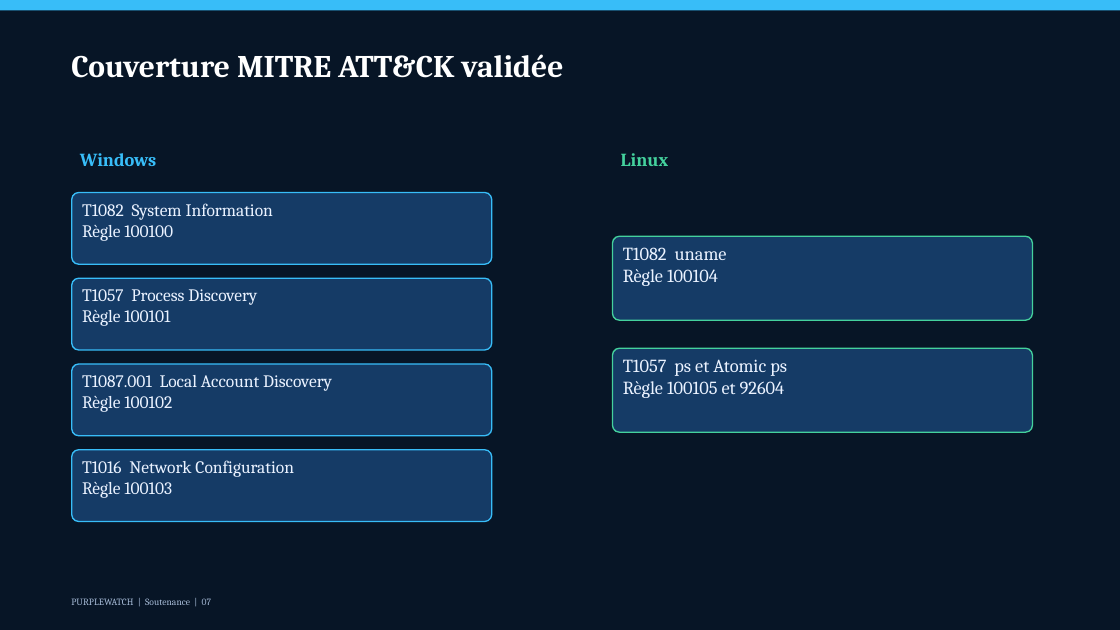
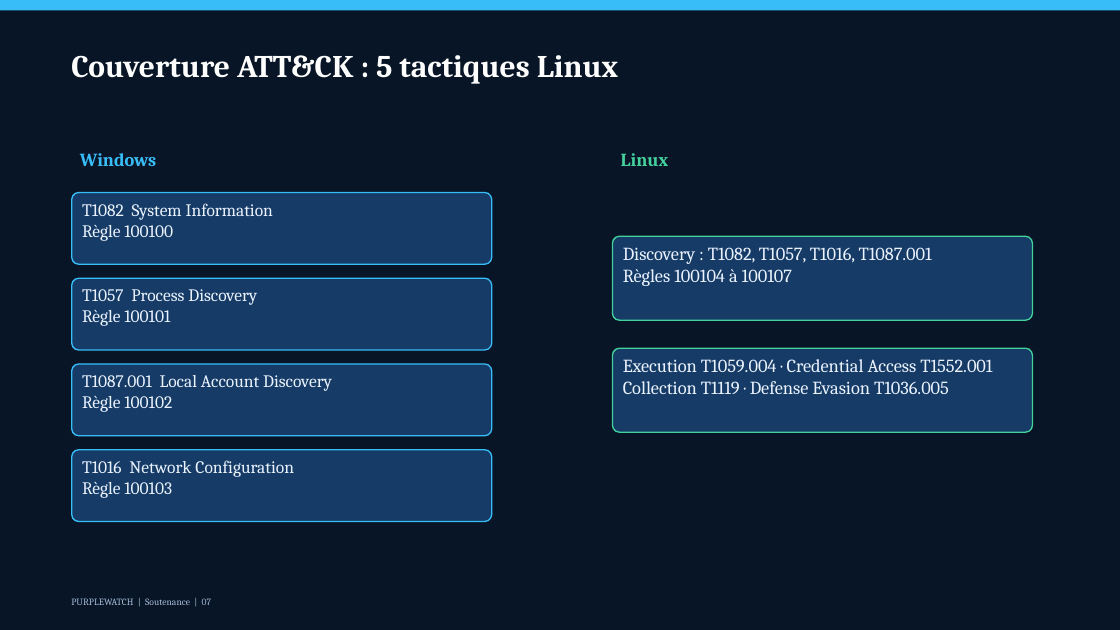
Before and after one commit to kanga-prog/PurpleWatch, a slide deck: slide 7 of presentation/purplewatch-soutenance-20min.pptx. Drawn at 1120x630 pixels with LibreOffice and Linux fonts; fonts in the diff are those of the drawing. Boxes give left, top, right and bottom in pixels: in the first picture for what was removed or moved away, otherwise in the second. Text is boxed around its words. In the diff, an @@ line names an element or a change of style, - is before the commit and + after.

```diff
--- a/presentation/purplewatch-soutenance-20min.pptx
+++ b/presentation/purplewatch-soutenance-20min.pptx
@@ text at [71,55,619,84]: text changed @@
-Couverture MITRE ATT&CK validée
+Couverture ATT&CK : 5 tactiques Linux
@@ text in rounded rectangle at [623,247,932,286]: text changed @@
-T1082 uname
-Règle 100104
+Discovery : T1082, T1057, T1016, T1087.001
+Règles 100104 à 100107
@@ text in rounded rectangle at [623,359,992,394]: text changed @@
-T1057 ps et Atomic ps
-Règle 100105 et 92604
+Execution T1059.004 · Credential Access T1552.001
+Collection T1119 · Defense Evasion T1036.005
```
Also in this commit, not shown: 4 other slides changed, 6 other files.
